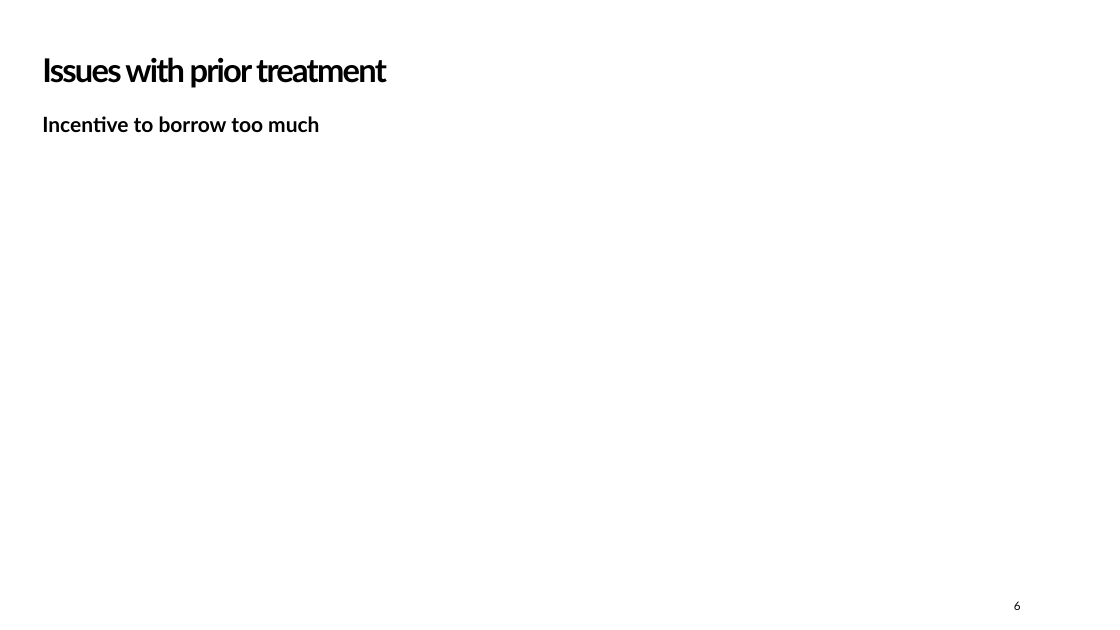
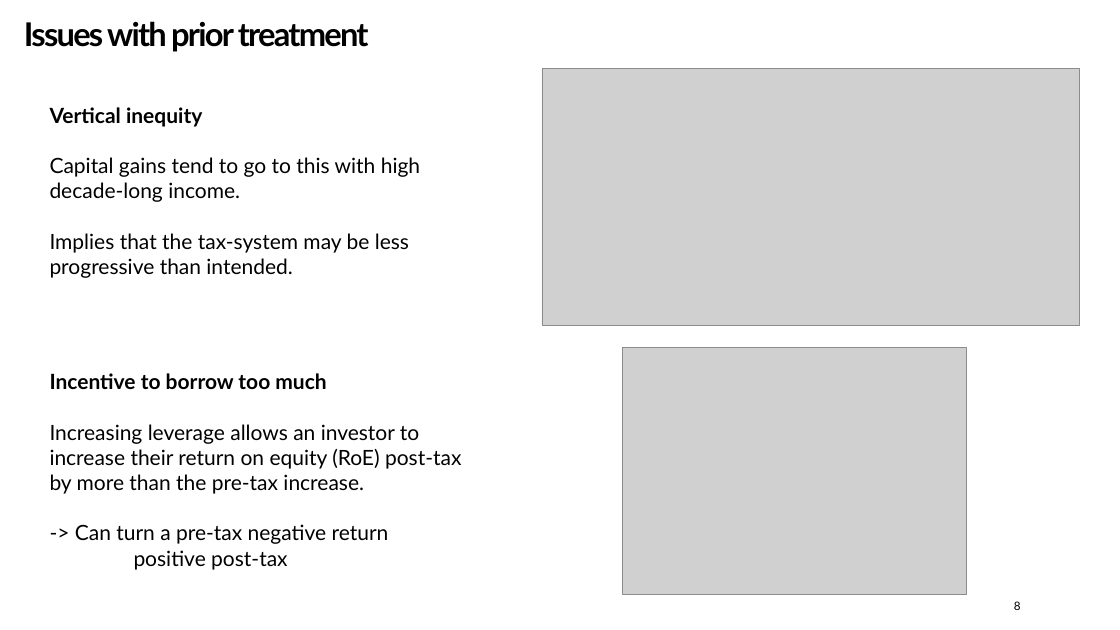
Before and after one commit to Zjub/TVHENZ, a slide deck: slide 8 of e61 Projects/Presentations/QETA Post-Budget 2026.pptx (slide 6 before the commit). Drawn at 1120x630 pixels with LibreOffice and Linux fonts; fonts in the diff are those of the drawing; grey boxes stand for pictures; background and template pictures are left out. Boxes give left, top, right and bottom in pixels: in the first picture for what was removed or moved away, otherwise in the second. Text is boxed around its words. In the diff, an @@ line names an element or a change of style, - is before the commit and + after.

```diff
--- a/e61 Projects/Presentations/QETA Post-Budget 2026.pptx
+++ b/e61 Projects/Presentations/QETA Post-Budget 2026.pptx
@@ title "Issues with prior treatment": place and size @@
-title "Issues with prior treatment" at (42, 57, 387, 88)
+title "Issues with prior treatment" at (24, 21, 369, 52)
@@ picture added at (542, 69, 1080, 325) @@
@@ text added at (50, 107, 420, 278), 18 pt, text #000000 @@
+Vertical inequity
+Capital gains tend to go to this with high
+decade-long income.
+Implies that the tax-system may be less
+progressive than intended.
@@ picture added at (623, 348, 966, 594) @@
@@ text "Incentive to borrow too much": place and size @@
-text "Incentive to borrow too much" at (42, 116, 319, 132)
+text "Incentive to borrow too much" at (50, 373, 461, 570)
@@ text at (50, 424, 461, 570): paragraph added @@
+Increasing leverage allows an investor to
+increase their return on equity (RoE) post-tax
+by more than the pre-tax increase.
+-> Can turn a pre-tax negative return
+positive post-tax
@@ page number at (1014, 601, 1021, 610): text changed @@
-6
+8
```
Also in this commit, not shown: 5 other slides changed, 2 slides added, 3 other files.
